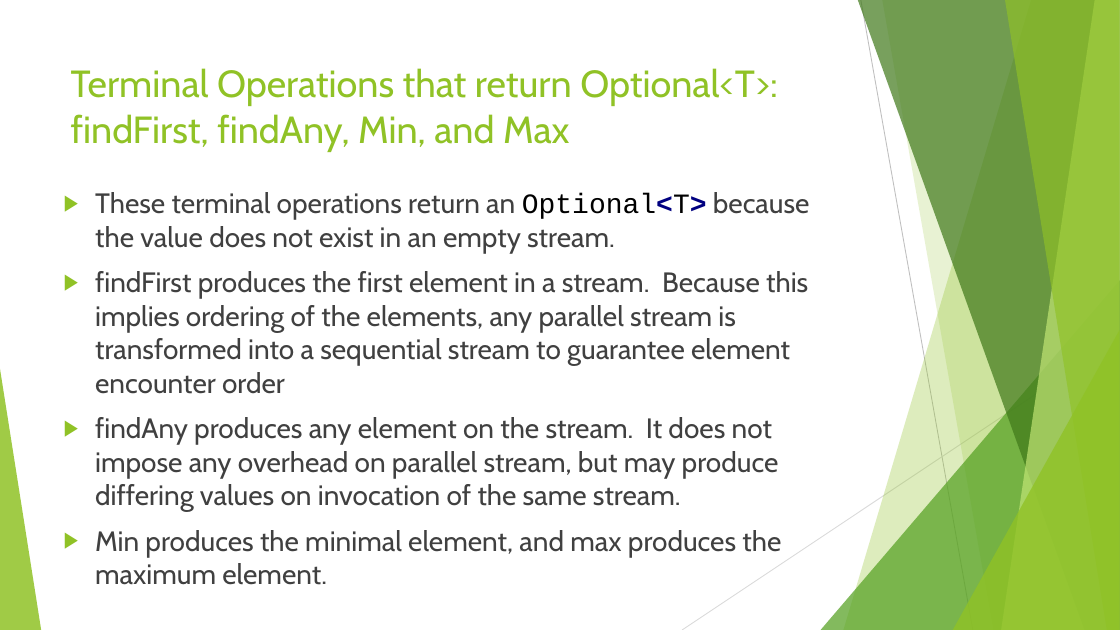
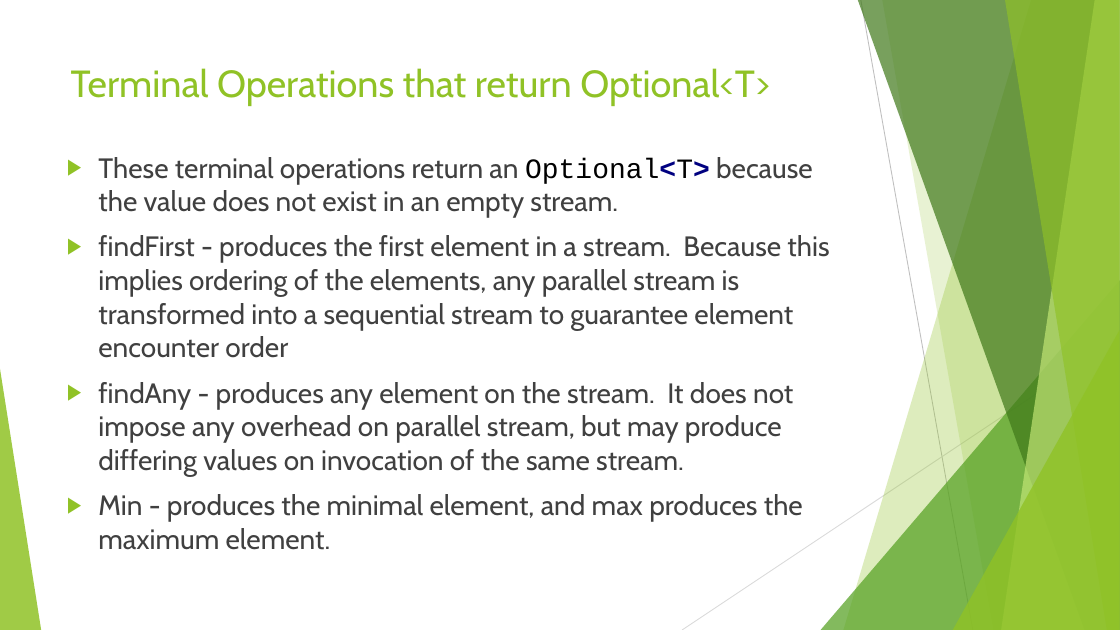
Before and after one commit to RichardRoda/2017-CodePaLOUsa-Lambda, a slide deck: slide 35 of Learning to Love the Lambda in the Stream.pptx (slide 32 before the commit). Drawn at 1120x630 pixels with LibreOffice and Linux fonts; fonts in the diff are those of the drawing. Boxes give left, top, right and bottom in pixels: in the first picture for what was removed or moved away, otherwise in the second. Text is boxed around its words. In the diff, an @@ line names an element or a change of style, - is before the commit and + after.

Commit message:
Better organize the stream slides by topic.  Add topic introduction slides. add reduction to terminal operations (how did that one get left out?!)

```diff
--- a/Learning to Love the Lambda in the Stream.pptx
+++ b/Learning to Love the Lambda in the Stream.pptx
@@ title at (71,68,770,106): text changed @@
-Terminal Operations that return Optional<T>:
-findFirst, findAny, Min, and Max
+Terminal Operations that return Optional<T>
@@ text "These terminal operations return an ...": place and size @@
-text "These terminal operations return an ..." at (95,192,810,585)
+text "These terminal operations return an ..." at (98,157,829,550)
@@ text at (98,235,829,550): text changed @@
-▶ findFirst produces the first element in a stream. Because this implies ordering of the elements, any parallel stream is transformed into a sequential stream to guarantee element encounter order
-▶ findAny produces any element on the stream. It does not impose any overhead on parallel stream, but may produce differing values on invocation of the same stream.
-▶ Min produces the minimal element, and max produces the maximum element.
+▶ findFirst - produces the first element in a stream. Because this implies ordering of the elements, any parallel stream is transformed into a sequential stream to guarantee element encounter order
+▶ findAny - produces any element on the stream. It does not impose any overhead on parallel stream, but may produce differing values on invocation of the same stream.
+▶ Min - produces the minimal element, and max produces the maximum element.
```
Also in this commit, not shown: 6 other slides changed, 4 slides added, 1 slide removed.
